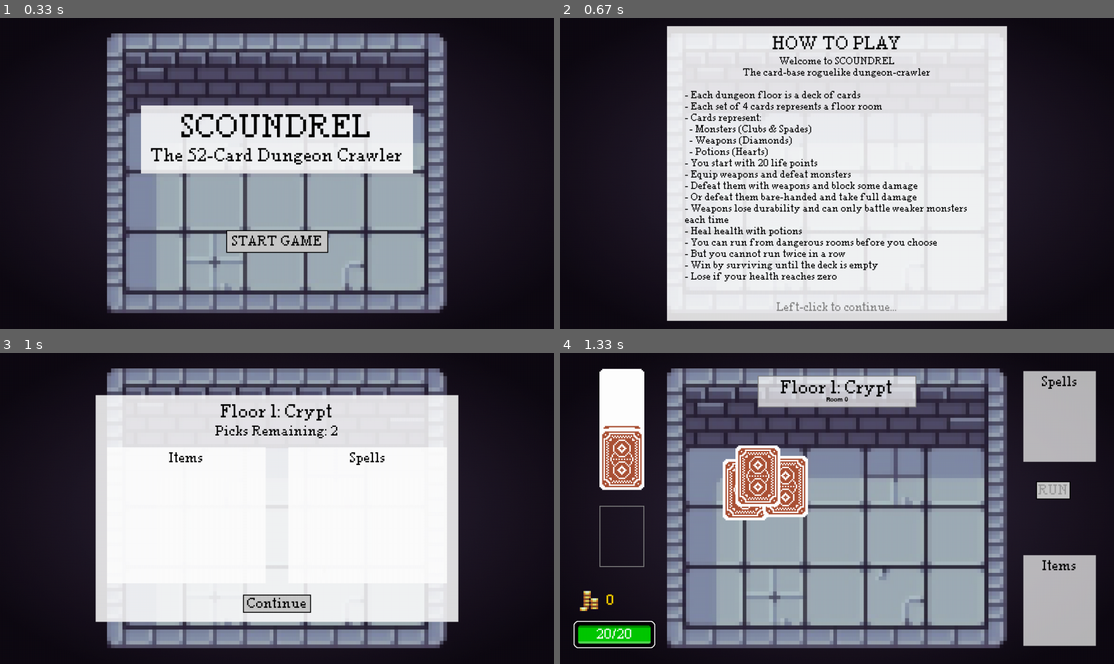
Above: before the commit, frames 1-4 (two rows, left to right).
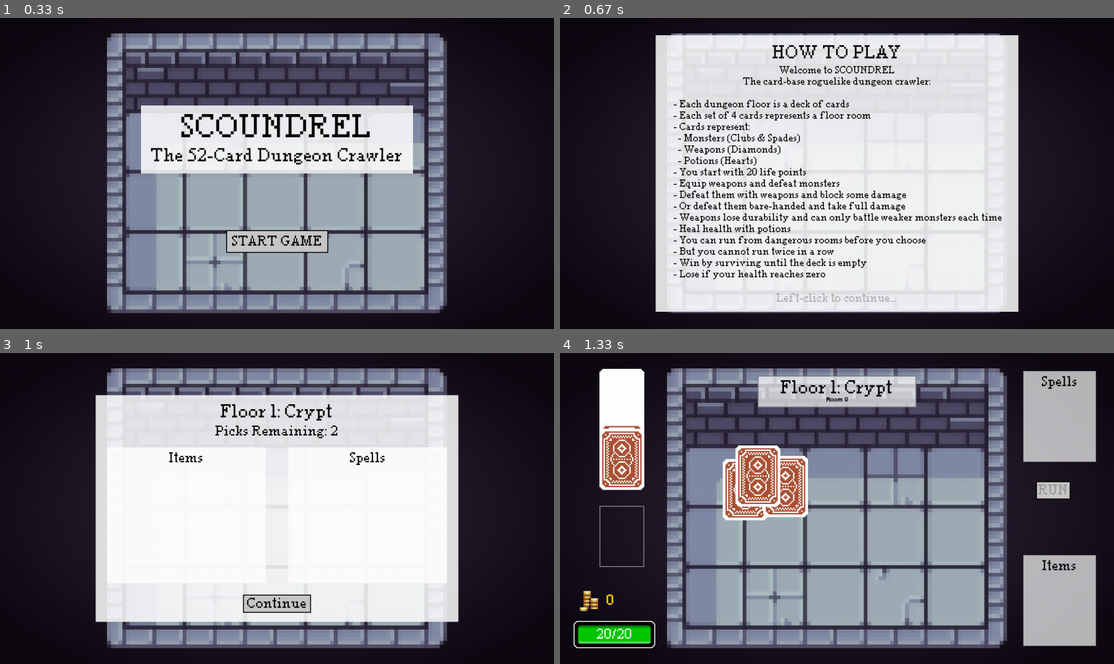
Above: after the commit, the same moments.

Repository: YetiGonk/Scoundrel-Pygame
Game: pygame game, started from main.py
Two runs of this game, one before a commit and one after it. Both use one fixed random seed, a clock stepped at 60 frames per second and the inputs below.
Inputs (mouse positions are in pixels of both pictures, inside the frame that each line leads up to):
- Up to frame 1 (0.33 s): no input
- Up to frame 2 (0.67 s): click "START GAME" at 0.38 s
- Up to frame 3 (1 s): click (144, 511) at 0.72 s
- Up to frame 4 (1.33 s): click "Continue" at 1.05 s

Frame 1 is identical in both runs. In frame 2, 18% of the frame differs, in the area x 17-83%, y 2-98%; in frame 3, nothing differs; in frame 4, nothing differs.

Commit message:
continue flashing text rules

Diff:
--- a/states/rules_state.py
+++ b/states/rules_state.py
@@ -16,6 +16,9 @@
         self.normal_font = None
         self.background = None
         self.floor = None
+        self.alpha = 255
+        self.alpha_direction = True # true for decrease alpha, false for increase alpha
+        self.speed = 40
 
     def enter(self):
         # Load fonts
@@ -46,7 +49,7 @@
         surface.blit(self.floor, ((SCREEN_WIDTH - self.floor.get_width())/2, (SCREEN_HEIGHT - self.floor.get_height())/2))
 
         # Create a semi-transparent panel
-        panel = pygame.Surface((750, 650))
+        panel = pygame.Surface((800, 610))
         panel.fill(WHITE)
         panel.set_alpha(220)
         panel_rect = panel.get_rect(center=(SCREEN_WIDTH//2, SCREEN_HEIGHT//2))
@@ -60,7 +63,7 @@
         # Rules text
         rules = [
             "Welcome to SCOUNDREL",
-            "The card-base roguelike dungeon-crawler",
+            "The card-base roguelike dungeon crawler:",
             "",
             "- Each dungeon floor is a deck of cards",
             "- Each set of 4 cards represents a floor room",
@@ -72,8 +75,7 @@
             "- Equip weapons and defeat monsters",
             "- Defeat them with weapons and block some damage",
             "- Or defeat them bare-handed and take full damage",
-            "- Weapons lose durability and can only battle weaker monsters",
-            "each time",
+            "- Weapons lose durability and can only battle weaker monsters each time",
             "- Heal health with potions",
             "- You can run from dangerous rooms before you choose",
             "- But you cannot run twice in a row",
@@ -90,5 +92,19 @@
 
         # Continue text
         continue_text = self.body_font.render("Left-click to continue...", True, GRAY)
+        if self.alpha_direction:
+            if self.alpha > 0:
+                self.alpha -= 255/self.speed
+            else:
+                self.alpha_direction = False
+                self.alpha += 255/self.speed
+        else:
+            if self.alpha < 255:
+                self.alpha += 255/self.speed
+            else:
+                self.alpha_direction = True
+                self.alpha -= 255/self.speed
+
+        continue_text.set_alpha(self.alpha)
         continue_rect = continue_text.get_rect(center=(SCREEN_WIDTH//2, panel_rect.bottom - 30))
         surface.blit(continue_text, continue_rect)
